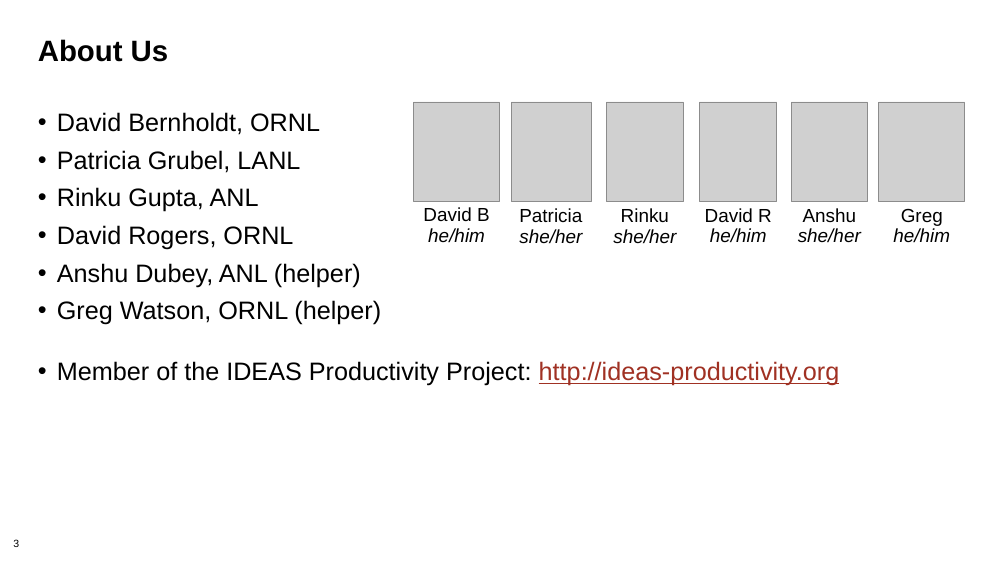
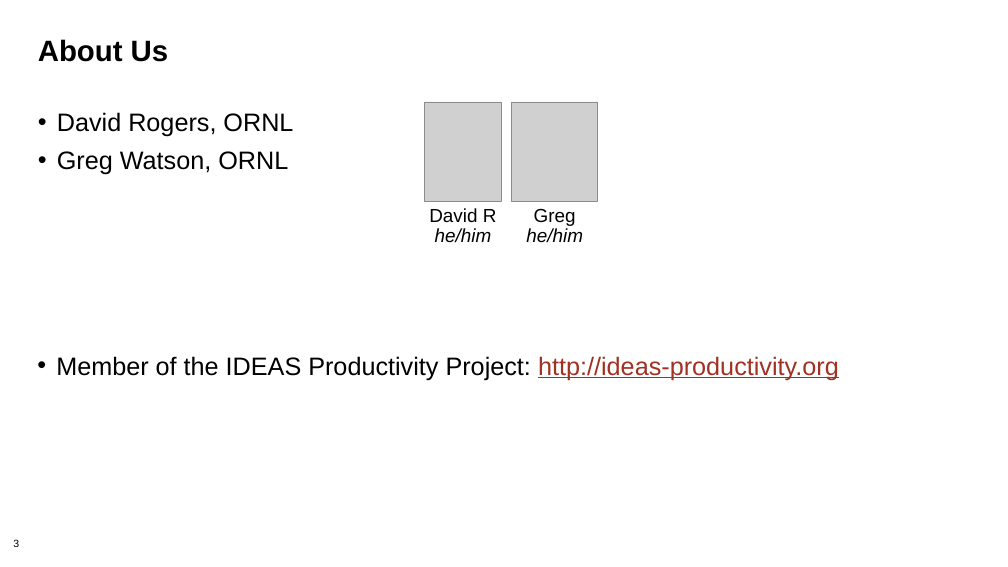
Before and after one commit to bssw-tutorial/presentations, a slide deck: slide 3 of intro.pptx. Drawn at 1008x567 pixels with LibreOffice and Linux fonts; fonts in the diff are those of the drawing; grey boxes stand for pictures; background and template pictures are left out. Boxes give left, top, right and bottom in pixels: in the first picture for what was removed or moved away, otherwise in the second. Text is boxed around its words. In the diff, an @@ line names an element or a change of style, - is before the commit and + after.

```diff
--- a/intro.pptx
+++ b/intro.pptx
@@ text at <box>57,112,320,212</box>: paragraphs removed @@
-• David Bernholdt, ORNL
-• Patricia Grubel, LANL
-• Rinku Gupta, ANL
@@ picture removed at <box>414,102,500,202</box> @@
@@ picture: place and size @@
-picture at <box>699,102,777,202</box>
+picture at <box>424,102,501,202</box>
@@ picture removed at <box>511,102,591,202</box> @@
@@ picture: place and size @@
-picture at <box>879,102,965,202</box>
+picture at <box>512,102,598,202</box>
@@ picture removed at <box>606,102,684,202</box> @@
@@ picture removed at <box>792,102,867,202</box> @@
@@ text at <box>57,151,288,174</box>: text changed @@
-• Anshu Dubey, ANL (helper)
-• Greg Watson, ORNL (helper)
-• Member of the IDEAS Productivity Project: http://ideas-productivity.org
+• Greg Watson, ORNL
@@ text "David R": place and size @@
-text "David R" at <box>705,208,772,243</box>
+text "David R" at <box>429,208,497,243</box>
@@ text removed at <box>423,207,490,242</box> @@
-David B
-he/him
@@ text "Greg": place and size @@
-text "Greg" at <box>893,208,950,243</box>
+text "Greg" at <box>526,208,583,243</box>
@@ text removed at <box>519,208,582,244</box> @@
-Patricia
-she/her
@@ text removed at <box>613,208,676,244</box> @@
-Rinku
-she/her
@@ text removed at <box>798,208,861,243</box> @@
-Anshu
-she/her
@@ text added at <box>56,356,839,380</box>, 24 pt, text #000000 @@
+• Member of the IDEAS Productivity Project: http://ideas-productivity.org
```
Also in this commit, not shown: 4 other slides changed, 6 other files.
